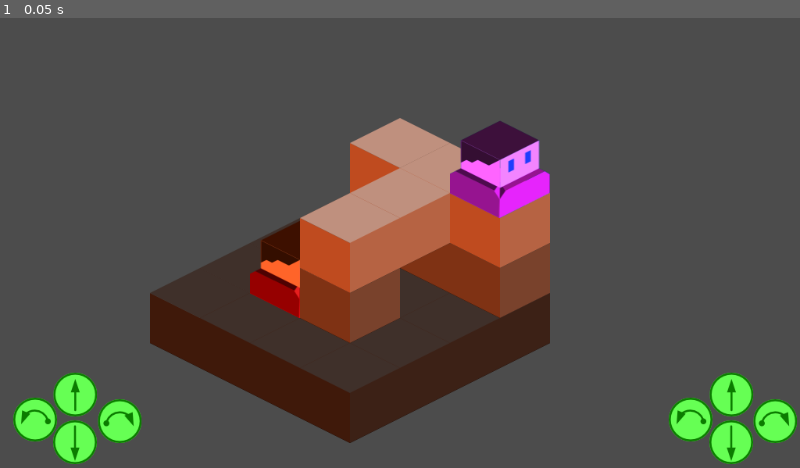
Above: before the commit, frame 1.
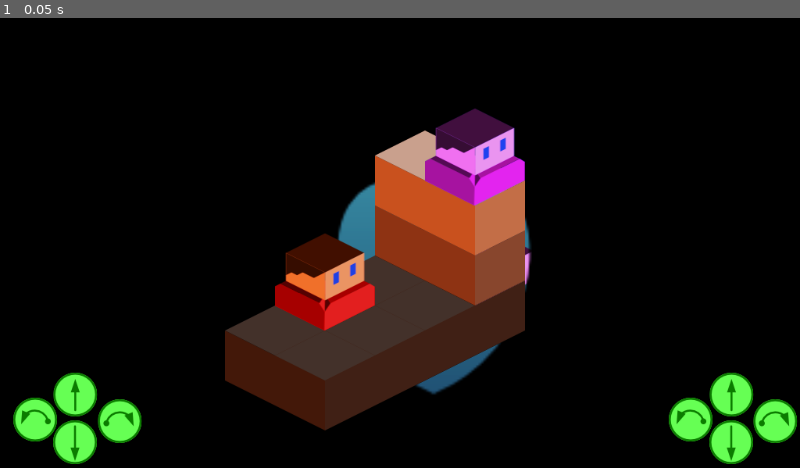
Above: after the commit, the same moment.

Repository: Pandaqi/Into-My-Arms
Game: Godot game, scene res://Main.tscn
Same seed, same stepped clock (60 frames per second), same inputs: the game is played once before the commit and once after it.
Inputs:
- Up to frame 1 (0.05 s): no input

The runs differ from the first frame. In frame 1, 88% of the frame differs, in the area x 0-100%, y 0-100%.

Commit message:
Many things
Game win/lose screen, view unobstruction, bug fixes, start with "holding in arms" transition

Diff:
--- /dev/null
+++ b/Fonts/BasicFont.tres
@@ -0,0 +1,8 @@
+[gd_resource type="DynamicFont" load_steps=2 format=2]
+
+[ext_resource path="res://Fonts/Sunshiney.ttf" type="DynamicFontData" id=1]
+
+[resource]
+use_mipmaps = true
+use_filter = true
+font_data = ExtResource( 1 )
--- a/Main.tscn
+++ b/Main.tscn
@@ -13,12 +13,39 @@
 [ext_resource path="res://Textures/Forward_2.png" type="Texture" id=11]
 [ext_resource path="res://Textures/Rotate Left.png" type="Texture" id=12]
 [ext_resource path="res://Scripts/GUI.gd" type="Script" id=13]
-
-[sub_resource type="ShaderMaterial" id=6]
+[ext_resource path="res://Scripts/PlayerViewDrawer.gd" type="Script" id=14]
+[ext_resource path="res://Scripts/PauseScreen.gd" type="Script" id=15]
+[ext_resource path="res://Fonts/BasicFont.tres" type="DynamicFont" id=16]
+[ext_resource path="res://Textures/holding_in_arms.png" type="Texture" id=17]
+[ext_resource path="res://Textures/game_win_screen.png" type="Texture" id=18]
+
+[sub_resource type="Environment" id=2]
+background_mode = 4
+background_color = Color( 0.556863, 0.760784, 0.909804, 1 )
+tonemap_mode = 2
+tonemap_exposure = 0.75
+glow_enabled = true
+
+[sub_resource type="Gradient" id=3]
+colors = PoolColorArray( 0.0303497, 0.0606934, 0.199219, 1, 0.308167, 0.708009, 0.773438, 1 )
+
+[sub_resource type="GradientTexture" id=4]
+gradient = SubResource( 3 )
+
+[sub_resource type="ShaderMaterial" id=1]
 shader = ExtResource( 9 )
 
 [node name="Node2D" type="Node2D"]
 script = ExtResource( 6 )
+
+[node name="WorldEnvironment" type="WorldEnvironment" parent="."]
+environment = SubResource( 2 )
+
+[node name="Background" type="Sprite" parent="."]
+position = Vector2( -12.6523, 110.257 )
+rotation = -1.57079
+scale = Vector2( 0.48017, 1293.35 )
+texture = SubResource( 4 )
 
 [node name="Level0" type="TileMap" parent="." groups=[
 "TileMaps",
@@ -29,7 +56,7 @@
 cell_tile_origin = 1
 cell_y_sort = true
 format = 1
-tile_data = PoolIntArray( 65536, 0, 0, 65537, 0, 0, 65538, 0, 0, 65539, 0, 0, 131072, 0, 0, 131073, 0, 0, 131074, 0, 0, 131075, 0, 0, 196608, 0, 0, 196609, 0, 0, 196610, 0, 0, 196611, 0, 0, 262144, 0, 0, 262145, 0, 0, 262146, 0, 0, 262147, 0, 0 )
+tile_data = PoolIntArray( 65538, 0, 0, 65539, 0, 0, 131074, 0, 0, 131075, 0, 0, 196610, 0, 0, 196611, 0, 0, 262146, 0, 0, 262147, 0, 0 )
 
 [node name="Level1" type="TileMap" parent="." groups=[
 "TileMaps",
@@ -40,10 +67,10 @@
 cell_tile_origin = 1
 cell_y_sort = true
 format = 1
-tile_data = PoolIntArray( 0, 0, 0, 1, 0, 0, 2, 0, 0, 131073, 0, 0 )
+tile_data = PoolIntArray( 1, 0, 0, 2, 0, 0 )
 
 [node name="Player" parent="Level1" instance=ExtResource( 2 )]
-position = Vector2( -127.314, 95.2932 )
+position = Vector2( -62.3815, 128.329 )
 
 [node name="Level2" type="TileMap" parent="." groups=[
 "TileMaps",
@@ -55,7 +82,7 @@
 cell_tile_origin = 1
 cell_y_sort = true
 format = 1
-tile_data = PoolIntArray( -1, 0, 0, -65536, 0, 0, -65535, 0, 0, 0, 0, 0, 65536, 0, 0 )
+tile_data = PoolIntArray( -65536, 0, 0, -65535, 0, 0 )
 
 [node name="Level3" type="TileMap" parent="." groups=[
 "TileMaps",
@@ -96,6 +123,8 @@
 color = Color( 0.0117647, 0.396078, 1, 1 )
 shadow_enabled = true
 
+[node name="PlayerOverlays" type="CanvasLayer" parent="."]
+
 [node name="GUI" type="CanvasLayer" parent="."]
 script = ExtResource( 13 )
 
@@ -195,6 +224,105 @@
 margin_right = 197.195
 margin_bottom = 167.739
 texture_normal = ExtResource( 10 )
+
+[node name="PauseScreen" type="CanvasLayer" parent="."]
+pause_mode = 2
+script = ExtResource( 15 )
+
+[node name="Control" type="Control" parent="PauseScreen"]
+visible = false
+anchor_right = 1.0
+anchor_bottom = 1.0
+__meta__ = {
+"_edit_use_anchors_": false
+}
+
+[node name="ColorRect" type="ColorRect" parent="PauseScreen/Control"]
+anchor_right = 1.0
+anchor_bottom = 1.0
+color = Color( 0.125, 0.120768, 0.115723, 0.784314 )
+
+[node name="MarginContainer" type="MarginContainer" parent="PauseScreen/Control"]
+anchor_right = 1.0
+anchor_bottom = 1.0
+custom_constants/margin_right = 50
+custom_constants/margin_top = 50
+custom_constants/margin_left = 50
+custom_constants/margin_bottom = 50
+
+[node name="ColorRect" type="ColorRect" parent="PauseScreen/Control/MarginContainer"]
+margin_left = 50.0
+margin_top = 50.0
+margin_right = 462.0
+margin_bottom = 238.0
+color = Color( 0.886275, 0.643137, 0.643137, 1 )
+
+[node name="CenterContainer" type="CenterContainer" parent="PauseScreen/Control/MarginContainer/ColorRect"]
+anchor_right = 1.0
+anchor_bottom = 1.0
+__meta__ = {
+"_edit_use_anchors_": false
+}
+
+[node name="VBoxContainer" type="VBoxContainer" parent="PauseScreen/Control/MarginContainer/ColorRect/CenterContainer"]
+margin_left = 123.0
+margin_top = 47.0
+margin_right = 288.0
+margin_bottom = 140.0
+__meta__ = {
+"_edit_use_anchors_": false
+}
+
+[node name="ResultText" type="Label" parent="PauseScreen/Control/MarginContainer/ColorRect/CenterContainer/VBoxContainer"]
+margin_right = 165.0
+margin_bottom = 21.0
+custom_fonts/font = ExtResource( 16 )
+custom_colors/font_color = Color( 0, 0, 0, 1 )
+text = "YOU SOLVED THE PUZZLE!"
+align = 1
+__meta__ = {
+"_edit_use_anchors_": false
+}
+
+[node name="Next" type="Button" parent="PauseScreen/Control/MarginContainer/ColorRect/CenterContainer/VBoxContainer"]
+margin_top = 25.0
+margin_right = 165.0
+margin_bottom = 45.0
+text = "Next Level"
+
+[node name="Retry" type="Button" parent="PauseScreen/Control/MarginContainer/ColorRect/CenterContainer/VBoxContainer"]
+margin_top = 49.0
+margin_right = 165.0
+margin_bottom = 69.0
+text = "Retry"
+
+[node name="Menu" type="Button" parent="PauseScreen/Control/MarginContainer/ColorRect/CenterContainer/VBoxContainer"]
+margin_top = 73.0
+margin_right = 165.0
+margin_bottom = 93.0
+text = "Back to Menu"
+
+[node name="PlayerView0" type="Node2D" parent="."]
+modulate = Color( 3, 3, 3, 1 )
+position = Vector2( 0, -1 )
+z_index = 1000
+script = ExtResource( 14 )
+
+[node name="PlayerView1" type="Node2D" parent="."]
+position = Vector2( 0, -1 )
+z_index = 1000
+script = ExtResource( 14 )
+
+[node name="Sprite2" type="Sprite" parent="."]
+position = Vector2( 73.9239, 128.212 )
+texture = ExtResource( 17 )
+centered = false
+offset = Vector2( -84, -120 )
+
+[node name="Sprite3" type="Sprite" parent="."]
+position = Vector2( 75.1407, 104.544 )
+scale = Vector2( 3.04188, 3.04188 )
+texture = ExtResource( 18 )
 [connection signal="pressed" from="GUI/Player1Controls/Left1" to="GUI" method="_on_Left1_pressed"]
 [connection signal="pressed" from="GUI/Player1Controls/Forward1" to="GUI" method="_on_Forward1_pressed"]
 [connection signal="pressed" from="GUI/Player1Controls/Reverse1" to="GUI" method="_on_Reverse1_pressed"]
@@ -203,3 +331,6 @@
 [connection signal="pressed" from="GUI/Player2Controls/Forward2" to="GUI" method="_on_Forward2_pressed"]
 [connection signal="pressed" from="GUI/Player2Controls/Reverse2" to="GUI" method="_on_Reverse2_pressed"]
 [connection signal="pressed" from="GUI/Player2Controls/Right2" to="GUI" method="_on_Right2_pressed"]
+[connection signal="pressed" from="PauseScreen/Control/MarginContainer/ColorRect/CenterContainer/VBoxContainer/Next" to="PauseScreen" method="_on_Next_pressed"]
+[connection signal="pressed" from="PauseScreen/Control/MarginContainer/ColorRect/CenterContainer/VBoxContainer/Retry" to="PauseScreen" method="_on_Retry_pressed"]
+[connection signal="pressed" from="PauseScreen/Control/MarginContainer/ColorRect/CenterContainer/VBoxContainer/Menu" to="PauseScreen" method="_on_Menu_pressed"]
--- a/Scripts/Main.gd
+++ b/Scripts/Main.gd
@@ -54,14 +54,17 @@
 		for cell in used_cells:
 			var cell_type = cur_tilemap.get_cell(cell.x, cell.y)
 
-			# save it in the grid
-			GRID[v3_to_index(Vector3(cell.x, y, cell.y))] = cell_type
-
-			# also instantiate the correct scene
+			# instantiate the correct scene
 			# and add that to the world
 			var new_block = TILE_SCENES[cell_type].instance()
 			new_block.set_position( cur_tilemap.map_to_world(Vector2(cell.x,cell.y)) + tile_offset )
 
+			# set cell type as metadata
+			new_block.set_meta("cell_type", cell_type)
+
+			# set correct z-index
+			# cell.x and cell.y are coordinates within the isometric map
+			# to convert them to (fake) 3D coordinates, we only need to add the height
 			new_block.z_index = (cell.x + y) + y + (cell.y + y)
 
 			# modulate this block in accordance with height
@@ -69,6 +72,9 @@
 			new_block.modulate = Color(height_col_diff, height_col_diff, height_col_diff)
 
 			add_child(new_block)
+
+			# finally, save the object in the grid
+			GRID[v3_to_index(Vector3(cell.x, y, cell.y))] = new_block
 
 	###
 	# Once we have the grid ...
@@ -97,6 +103,10 @@
 	$GUI/Player1Controls.set_position(Vector2(0, new_size.y))
 	$GUI/Player2Controls.set_position(Vector2(new_size.x, new_size.y))
 
+func end_level(did_we_win):
+	# hand all the information (and control) over to the pause screen
+	get_node("PauseScreen").display_screen(did_we_win)
+
 func project_to_iso(x, y, z):
 	return Vector2(x - y, (x / 2) + (y / 2) - z)
 
--- /dev/null
+++ b/Scripts/PauseScreen.gd
@@ -0,0 +1,42 @@
+extends CanvasLayer
+
+onready var container = $Control/MarginContainer/ColorRect/CenterContainer/VBoxContainer
+
+var gameover_texts = ["Oh ye of little faith ...",
+					  "Try again, I have faith in you!",
+					  "Game over, but there's no limit on trying again"]
+
+func display_screen(did_we_win):
+	# pause the game
+	get_tree().paused = true
+
+	# display this screen
+	get_node("Control").set_visible(true)
+
+	# if the player won ...
+	if did_we_win:
+		# set the right text
+		container.get_node("ResultText").set_text("You solved the puzzle!")
+
+	# if the player lost ...
+	else:
+		# set the right text
+		var rand_text = gameover_texts[ randi() % gameover_texts.size() ]
+
+		container.get_node("ResultText").set_text(rand_text)
+
+		# remove the next level button
+		container.get_node("Next").set_visible(false)
+
+func _on_Next_pressed():
+	print("TO DO: Load next level")
+	pass # Replace with function body.
+
+func _on_Retry_pressed():
+	# reload the current scene
+	get_tree().paused = false
+	get_tree().reload_current_scene()
+
+func _on_Menu_pressed():
+	print("TO DO: Go back to main menu")
+	pass # Replace with function body.
--- a/Scripts/Player.gd
+++ b/Scripts/Player.gd
@@ -40,10 +40,10 @@
 
 # Nodes we'll need often
 onready var tween = get_node("Tween")
+onready var view_drawer = get_node("/root/Node2D/PlayerView" + str(PLAYER_NUM))
 var tilemap
 
-# For checking/remembering what we're seeing
-var VIEW_POINT = null
+var previous_blocking_objects = []
 
 func _ready():
 	tilemap = get_parent()
@@ -78,6 +78,9 @@
 	# (the others will soon be removed, after this function is called)
 	tilemap = get_node("/root/Node2D/EmptyTilemap")
 
+	# give ourselves the right metadata
+	set_meta("cell_type", -(PLAYER_NUM+1) )
+
 	# and keep a reference to the main grid for the game
 	GRID = grid
 
@@ -91,7 +94,7 @@
 
 	# save our player number in the GRID
 	# (negative values are for obstacles, positive values for tilemap tiles)
-	GRID[v3_to_index(new_position)] = -(PLAYER_NUM+1)
+	GRID[v3_to_index(new_position)] = self
 
 func v3_to_index(v3):
 	return str(int(round(v3.x))) + "," + str(int(round(v3.y))) + "," + str(int(round(v3.z)))
@@ -108,6 +111,9 @@
 	# (if we can see the other player, it's GAME OVER)
 	determine_fov()
 
+	# check if there's something blocking the view towards this player
+	check_blocking_objects()
+
 	# as long as we're moving, all other movements aren't even considered
 	if not is_moving:
 
@@ -122,9 +128,9 @@
 			# if we satisfied the "leap of faith" win condition, we win!
 			var val_below = GRID[v3_to_index(pos_3d_below)]
 			var other_player = (PLAYER_NUM + 1) % 2
-			if val_below == -(other_player+1):
+			if val_below.get_meta("cell_type") == -(other_player+1):
 				if last_move_backward and fall_counter >= 1:
-					print("YOU WIN!")
+					get_node("/root/Node2D").end_level(true)
 
 			apply_gravity = false
 			fall_counter = 0
@@ -142,6 +148,26 @@
 				elif Input.is_action_pressed( get_action("backward") ):
 					move_forward(-1)
 
+func check_blocking_objects():
+	for obj in previous_blocking_objects:
+		obj.modulate.a = 1.0
+
+	previous_blocking_objects.clear()
+
+	# an object can only block player view if it's at these positions (always  at CUR_HEIGHT+1
+	var block_positions = [Vector2(0,-1), Vector2(-1,0), Vector2(0,0)]
+	for pos in block_positions:
+		var cell = Vector3(TILEMAP_POS.x + pos.x, CUR_HEIGHT+1, TILEMAP_POS.y + pos.y)
+
+		# if this object exists ...
+		if GRID.has(v3_to_index(cell)):
+			var cur_obj = GRID[v3_to_index(cell)]
+
+			# hide it, and remember we hid it
+			cur_obj.modulate.a = 0.5
+			previous_blocking_objects.append(cur_obj)
+
+
 func determine_fov():
 	# get forward direction vector
 	var dir = get_dir_vector()
@@ -152,21 +178,24 @@
 	var step_counter = 1
 
 	while not found_something:
-		var next_cell = Vector3(TILEMAP_POS.x + step_counter * dir.x, CUR_HEIGHT, TILEMAP_POS.y + step_counter * dir.y)
+		var next_cell = Vector3(round(TILEMAP_POS.x) + step_counter * dir.x, round(CUR_HEIGHT), round(TILEMAP_POS.y) + step_counter * dir.y)
 
 		if GRID.has(v3_to_index(next_cell)):
 			# if it's the other player, we LOSE
 			var val = GRID[v3_to_index(next_cell)]
 
 			var other_player = (PLAYER_NUM + 1) % 2
-			if val == -(other_player+1):
-				print("YOU LOSE")
+			if val.get_meta("cell_type") == -(other_player+1):
+				get_node("/root/Node2D").end_level(false)
 				break
 
-			# save that we found something and WHERE we found it
-			found_something = true
-			VIEW_POINT = tilemap.map_to_world(Vector2(next_cell.x, next_cell.z))
-			break
+			# as long as the object we see isn't see ourselves
+			# break out of the loop (and draw view line)
+			elif val.get_meta("cell_type") != -(PLAYER_NUM + 1):
+				# save that we found something and WHERE we found it
+				found_something = true
+				view_drawer.create_view_line( get_position(), tilemap.map_to_world(Vector2(next_cell.x, next_cell.z)) + Vector2(0,32) )
+				break
 
 		if step_counter >= max_steps:
 			break
@@ -174,13 +203,7 @@
 		step_counter += 1
 
 	if not found_something:
-		VIEW_POINT = null
-
-	update()
-
-func _draw():
-	if VIEW_POINT != null:
-		draw_line( Vector2.ZERO, VIEW_POINT - get_position(), Color(255, 0, 0), 1)
+		view_drawer.create_view_line(null, null)
 
 func get_action(action_name):
 	return action_name + str(PLAYER_NUM)
--- /dev/null
+++ b/Scripts/PlayerViewDrawer.gd
@@ -0,0 +1,14 @@
+extends Node2D
+
+var start_point = null
+var end_point = null
+
+func create_view_line(start_point, end_point):
+	self.start_point = start_point
+	self.end_point = end_point
+
+	update()
+
+func _draw():
+	if start_point != null and end_point != null:
+		draw_line( start_point, end_point, Color(255, 0, 0), 10)
Binary file added: Fonts/Sunshiney.ttf
Not shown: 2 places in Main.tscn that only renumber resources
Binary file added: Textures/game_win_screen.png
Not shown, added: Textures/game_win_screen.png.import
Binary file added: Textures/holding_in_arms.png
Not shown, added: Textures/holding_in_arms.png.import
Not shown, changed: Affinity Files/player_characters.afdesign
